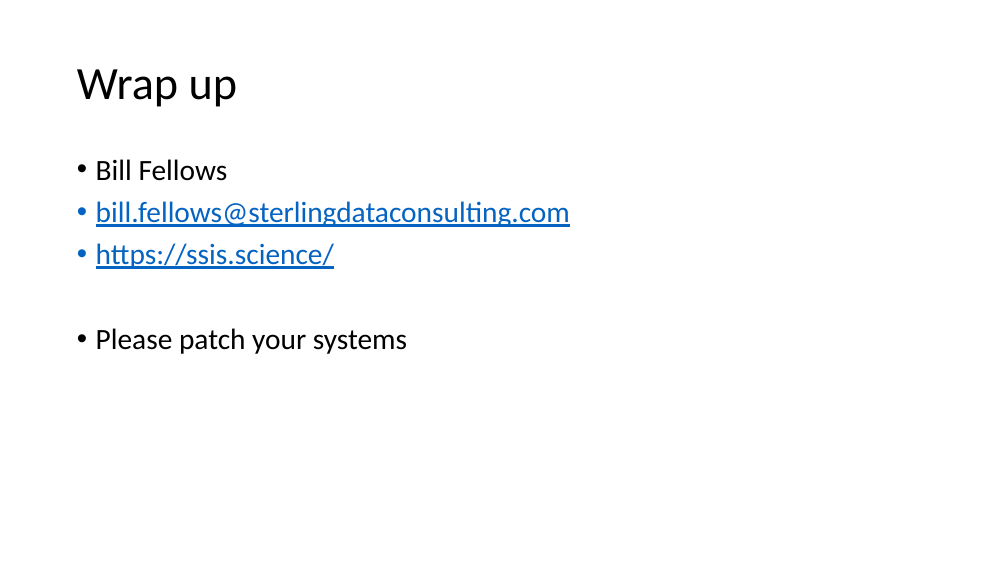
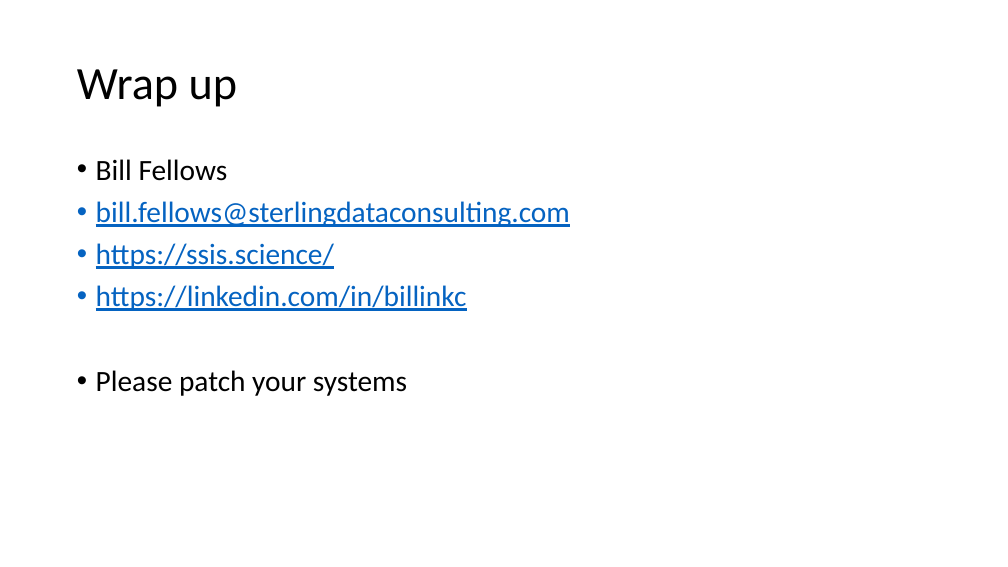
Before and after one commit to billinkc/presentations, a slide deck: slide 25 of IntegratingWeatherData/IntegratingWeatherData.pptx. Drawn at 1008x567 pixels with LibreOffice and Linux fonts; fonts in the diff are those of the drawing. Boxes give left, top, right and bottom in pixels: in the first picture for what was removed or moved away, otherwise in the second. Text is boxed around its words. In the diff, an @@ line names an element or a change of style, - is before the commit and + after.

Commit message:
Syncing up

```diff
--- a/IntegratingWeatherData/IntegratingWeatherData.pptx
+++ b/IntegratingWeatherData/IntegratingWeatherData.pptx
@@ text at (96,285,467,311): paragraph added @@
+• https://linkedin.com/in/billinkc
```
